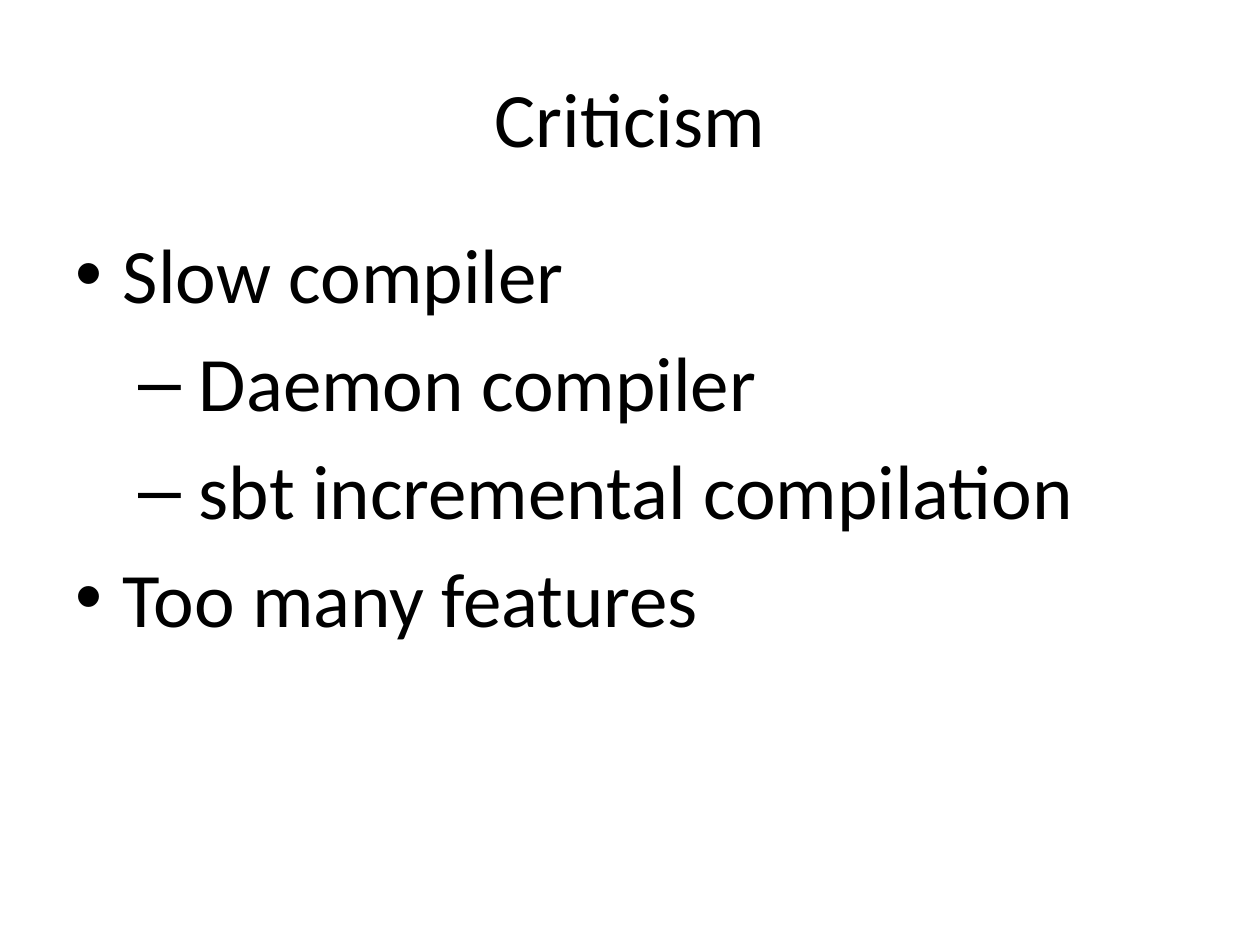
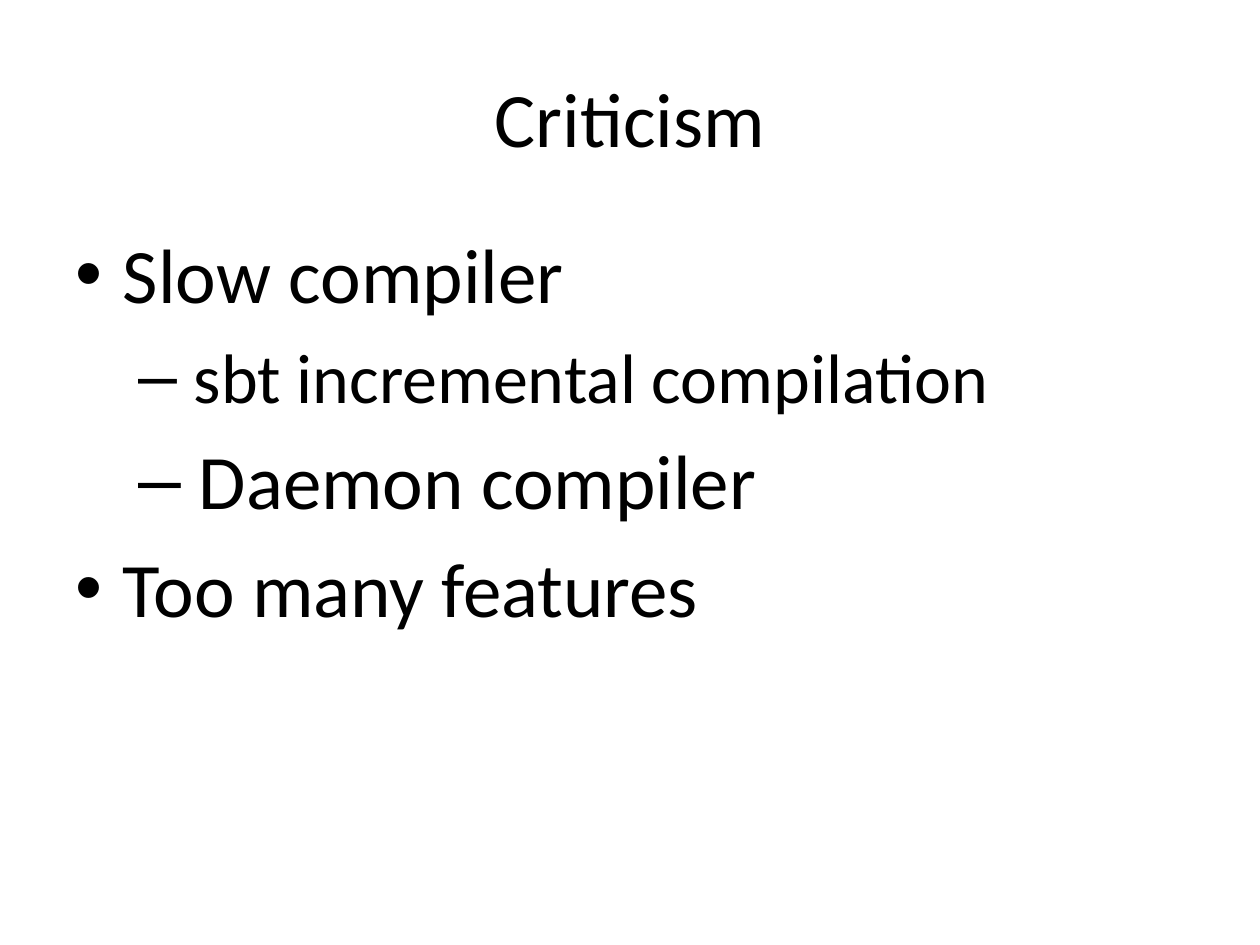
Before and after one commit to todkar/Away_Day, a slide deck: slide 20 of Scala_Away_Day.pptx (slide 23 before the commit). Drawn at 1260x945 pixels with LibreOffice and Linux fonts; fonts in the diff are those of the drawing. Boxes give left, top, right and bottom in pixels: in the first picture for what was removed or moved away, otherwise in the second. Text is boxed around its words. In the diff, an @@ line names an element or a change of style, - is before the commit and + after.

```diff
--- a/Scala_Away_Day.pptx
+++ b/Scala_Away_Day.pptx
@@ text at <box>194,354,988,415</box>: paragraph added @@
+  – sbt incremental compilation
@@ text at <box>199,465,1073,532</box>: paragraph removed @@
-  – sbt incremental compilation
```
Also in this commit, not shown: 1 other slide changed, 3 slides added, 2 slides removed, 5 other files.
